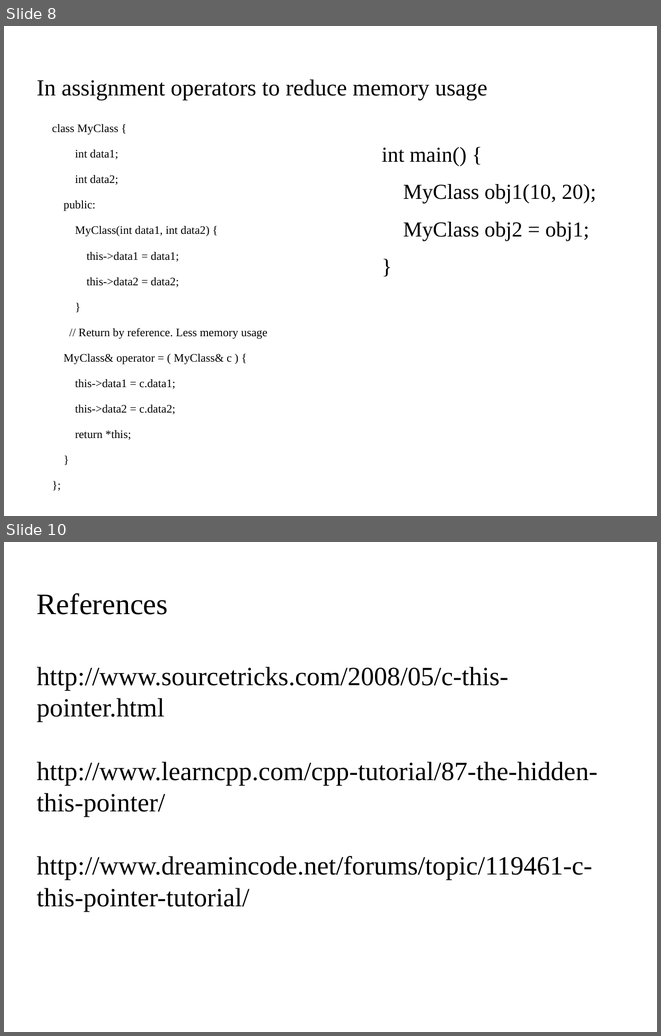
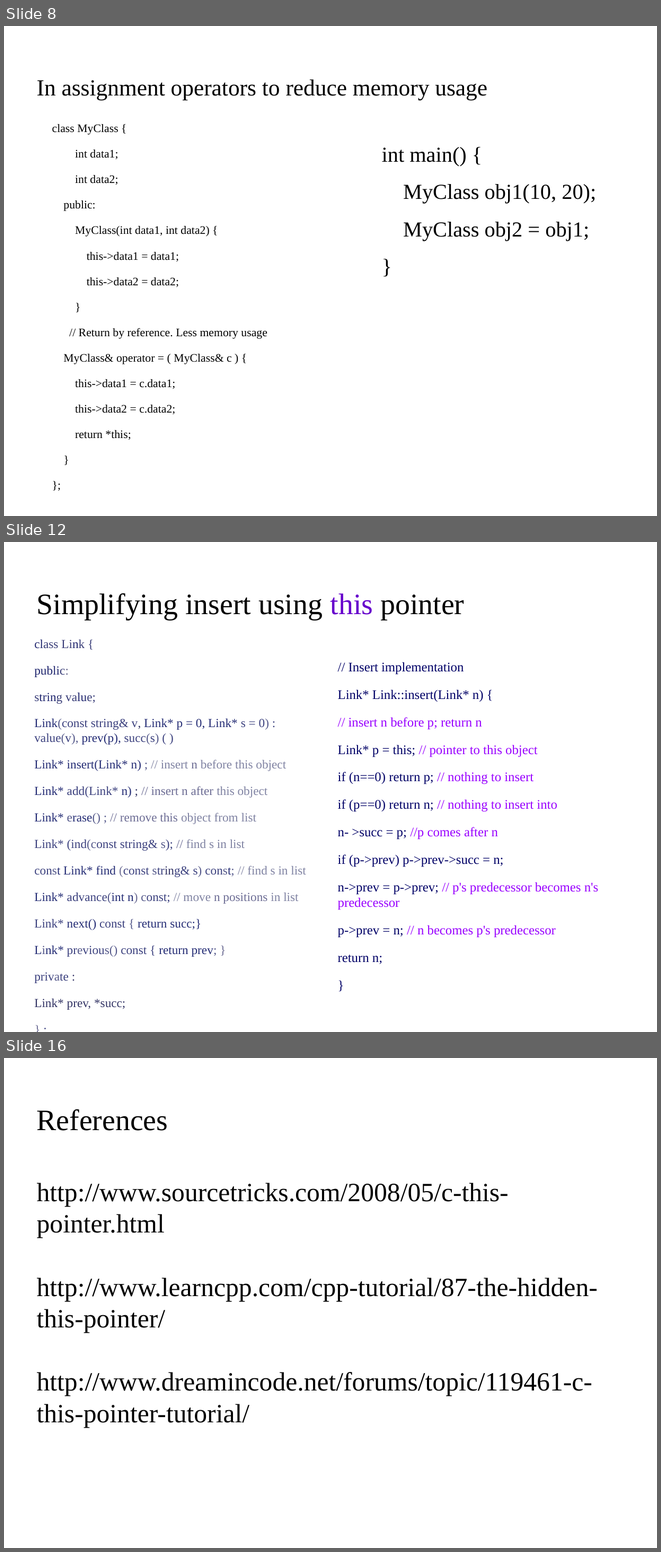
Before and after one commit to kks32/cpp-software-development, a slide deck: Ex8_Pointers_III/Ex8_Pointers-III.odp. Shown one above the other, each under a label of ours: slides 8 and 10 before the commit, slides 8, 12 and 16 after it; the slides between them are not shown. The pictures are 661x1036 and 661x1552 pixels, drawn with LibreOffice and Linux fonts; fonts in the diff are those of the drawing; background and template pictures are left out. Boxes give left, top, right and bottom in pixels: in the first picture for what was removed or moved away, otherwise in the second. Text is boxed around its words. In the diff, an @@ line names an element or a change of style, - is before the commit and + after.

```diff
--- a/Ex8_Pointers_III/Ex8_Pointers-III.odp
+++ b/Ex8_Pointers_III/Ex8_Pointers-III.odp
@@ slide 12 added at (x1=4, y1=542, x2=657, y2=1032), background picture (left out) @@
@@ title added at (x1=37, y1=593, x2=464, y2=620), 36 pt, text #000000 @@
+Simplifying insert using this pointer
@@ text added at (x1=34, y1=640, x2=306, y2=1009), 15 pt, text #3B407E @@
+class Link {
+public:
+string value;
+Link(const string& v, Link* p = 0, Link* s = 0) : value(v), prev(p), succ(s) ( )
+Link* insert(Link* n) ; // insert n before this object
+Link* add(Link* n) ; // insert n after this object
+Link* erase() ; // remove this object from list
+Link* (ind(const string& s); // find s in list
+const Link* find (const string& s) const; // find s in list
+Link* advance(int n) const; // move n positions in list
+Link* next() const { return succ;}
+Link* previous() const { return prev; }
+private :
+Link* prev, *succ;
+} ;
@@ text added at (x1=338, y1=662, x2=598, y2=937), 16 pt, text #000066 @@
+// Insert implementation
+Link* Link::insert(Link* n) {
+// insert n before p; return n
+Link* p = this; // pointer to this object
+if (n==0) return p; // nothing to insert
+if (p==0) return n; // nothing to insert into
+n- >succ = p; //p comes after n
+if (p->prev) p->prev->succ = n;
+n->prev = p->prev; // p's predecessor becomes n's predecessor
+p->prev = n; // n becomes p's predecessor
+return n;
+}
@@ what was slide 10 is now slide 16 @@
```
Also in this commit, not shown: 1 slide changed, 6 other slides added, 1 slide removed, 2 other files.
